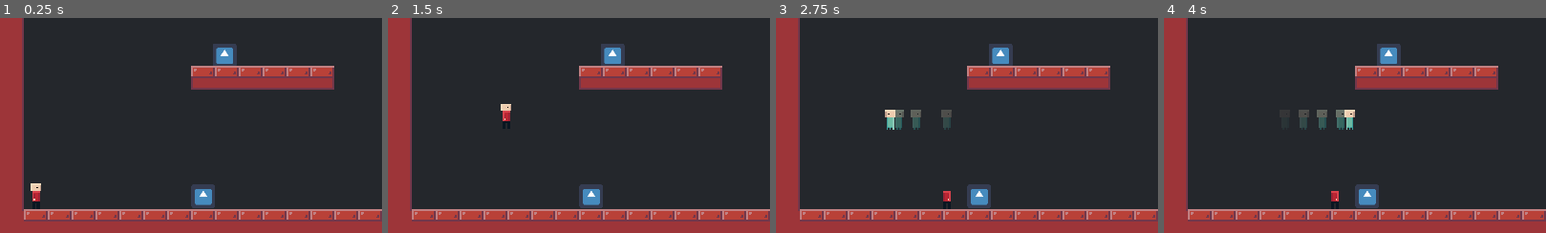
Above: before the commit, frames 1-4 (left to right).
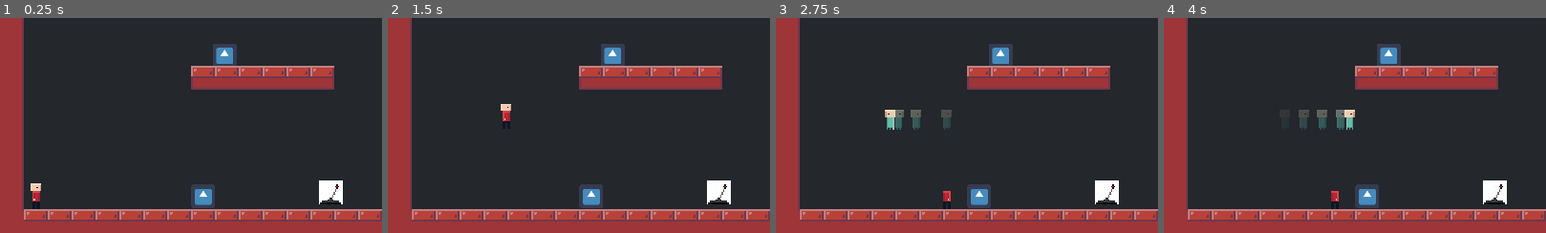
Above: after the commit, the same moments.

Repository: Lunatic-Games/kill-me-now
Game: Godot game, scene res://levels/level_test.tscn
Two runs of this game, one before a commit and one after it. Both use one fixed random seed, a clock stepped at 60 frames per second and the inputs below. The engine's default icon, where the game draws it, is replaced by a stand-in: a white triangle on a blue panel in a dark square.
Inputs:
- Up to frame 1 (0.25 s): no input
- Up to frame 2 (1.5 s): tap Enter at 0.5 s; hold D (move_right) from 0.53 s (still down); tap Q (interact) at 0.6, 1.35 s; tap Space (jump) at 0.77, 1.25 s
- Up to frame 3 (2.75 s): tap Space (jump) at 1.52 s; tap Enter at 2 s; release D (move_right) at 2.03 s; hold A (move_left) from 2.03 s (still down); tap E (release_soul) at 2.1 s; tap Q (interact) at 2.3 s
- Up to frame 4 (4 s): release A (move_left) at 2.78 s; hold D (move_right) from 2.78 s (still down); tap Q (interact) at 2.85, 3.6 s; tap Space (jump) at 3.02, 3.77 s
The pictures show only the part of the screen within x 0-50%, y 50-100%; the shares and areas given below are measured in that part.

The runs differ from the first frame. In frame 1, 0.7% of the frame differs, in the area x 83-90%, y 75-87%; in frame 2, 0.7%; in frame 3, 0.7%; in frame 4, 0.7%.

Commit message:
Added very simple lever

Diff:
--- a/levels/level_test.tscn
+++ b/levels/level_test.tscn
@@ -1,9 +1,10 @@
-[gd_scene load_steps=5 format=2]
+[gd_scene load_steps=6 format=2]
 
 [ext_resource path="res://tiles/dungeon_tileset.tres" type="TileSet" id=1]
 [ext_resource path="res://player/player.tscn" type="PackedScene" id=2]
 [ext_resource path="res://npc/npc.tscn" type="PackedScene" id=3]
 [ext_resource path="res://icon.png" type="Texture" id=4]
+[ext_resource path="res://lever/lever.tscn" type="PackedScene" id=5]
 
 [node name="LevelTest" type="Node2D"]
 
@@ -28,3 +29,7 @@
 collision_mask = 3
 format = 1
 tile_data = PoolIntArray( 65535, 0, 65537, 0, 0, 131072, 1, 0, 3, 2, 0, 3, 3, 0, 3, 4, 0, 3, 5, 0, 3, 6, 0, 3, 7, 0, 3, …(3072 unchanged characters)…
+
+[node name="Lever" parent="." instance=ExtResource( 5 )]
+position = Vector2( 443, 521 )
+z_index = -1
--- /dev/null
+++ b/lever/lever.gd
@@ -0,0 +1,13 @@
+signal lever_pull
+
+extends Node2D
+
+var direction = -1
+
+func interact():
+	if direction > 0:
+		direction = -1
+	else:
+		direction = 1
+	$Sprite.scale.x = direction
+	emit_signal("lever_pull")
--- /dev/null
+++ b/lever/lever.tscn
@@ -0,0 +1,20 @@
+[gd_scene load_steps=4 format=2]
+
+[ext_resource path="res://lever/lever.png" type="Texture" id=1]
+[ext_resource path="res://lever/lever.gd" type="Script" id=2]
+
+[sub_resource type="RectangleShape2D" id=1]
+
+[node name="Lever" type="Node2D"]
+script = ExtResource( 2 )
+
+[node name="Sprite" type="Sprite" parent="."]
+texture = ExtResource( 1 )
+
+[node name="Area2D" type="Area2D" parent="." groups=[
+"interactable",
+]]
+
+[node name="CollisionShape2D" type="CollisionShape2D" parent="Area2D"]
+scale = Vector2( 2, 2 )
+shape = SubResource( 1 )
Binary file added: lever/lever.png
Not shown, added: lever/lever.png.import
